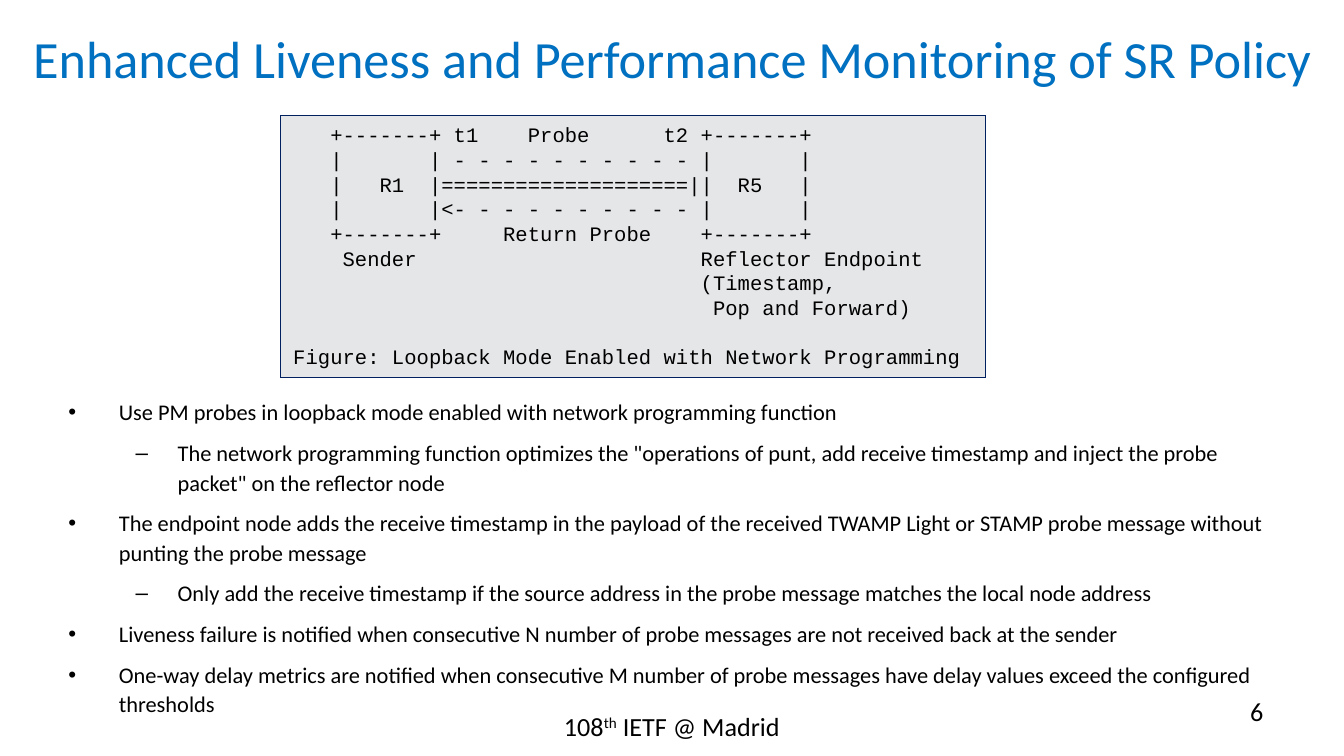
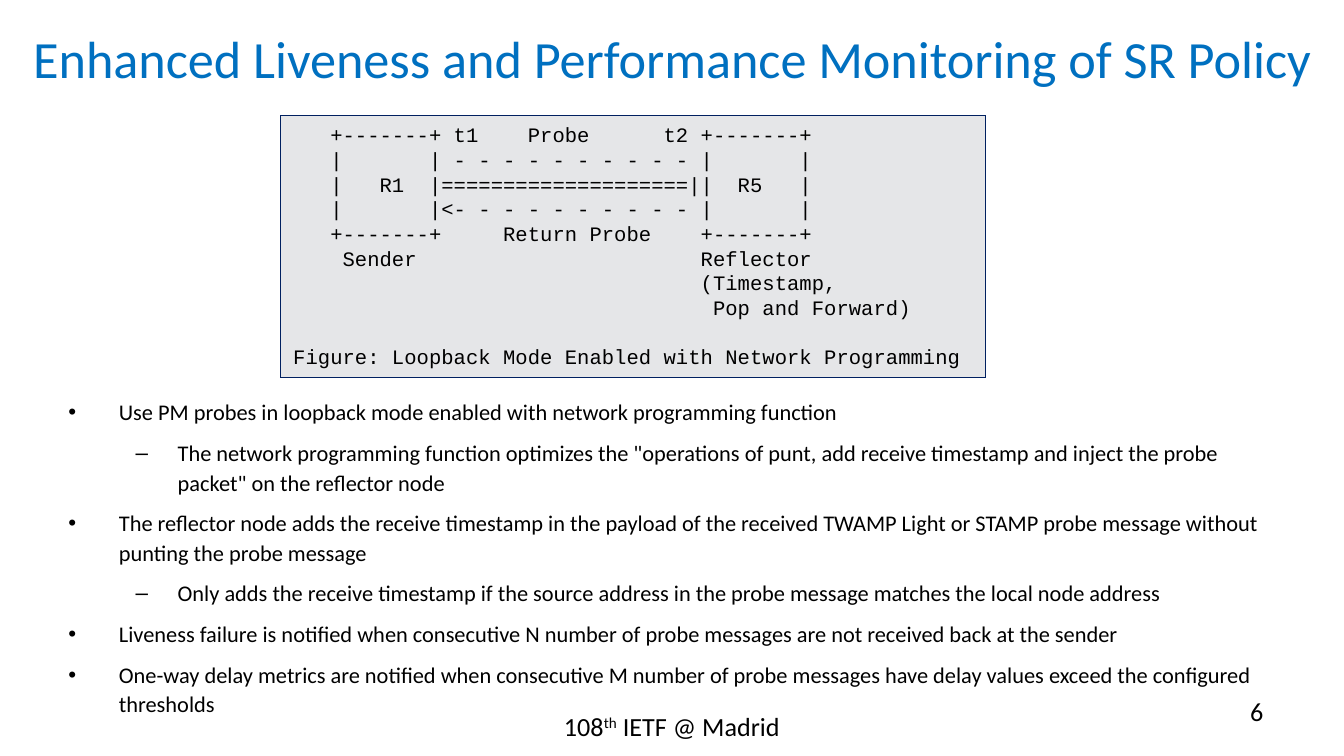
Before and after one commit to rakgandhi/ietf-slides, a slide deck: slide 6 of draft-gandhi-spring-sr-enhanced-plm-01.pptx. Drawn at 1344x756 pixels with LibreOffice and Linux fonts; fonts in the diff are those of the drawing. Boxes give left, top, right and bottom in pixels: in the first picture for what was removed or moved away, otherwise in the second. Text is boxed around its words. In the diff, an @@ line names an element or a change of style, - is before the commit and + after.

```diff
--- a/draft-gandhi-spring-sr-enhanced-plm-01.pptx
+++ b/draft-gandhi-spring-sr-enhanced-plm-01.pptx
@@ text in rectangle at (343,251,812,267): text changed @@
-Sender Reflector Endpoint
+Sender Reflector
@@ text at (119,515,1257,605): text changed @@
-• The endpoint node adds the receive timestamp in the payload of the received TWAMP Light or STAMP probe message without punting the probe message
-  – Only add the receive timestamp if the source address in the probe message matches the local node address
+• The reflector node adds the receive timestamp in the payload of the received TWAMP Light or STAMP probe message without punting the probe message
+  – Only adds the receive timestamp if the source address in the probe message matches the local node address
```
Also in this commit, not shown: 2 other slides changed, 1 other file.
